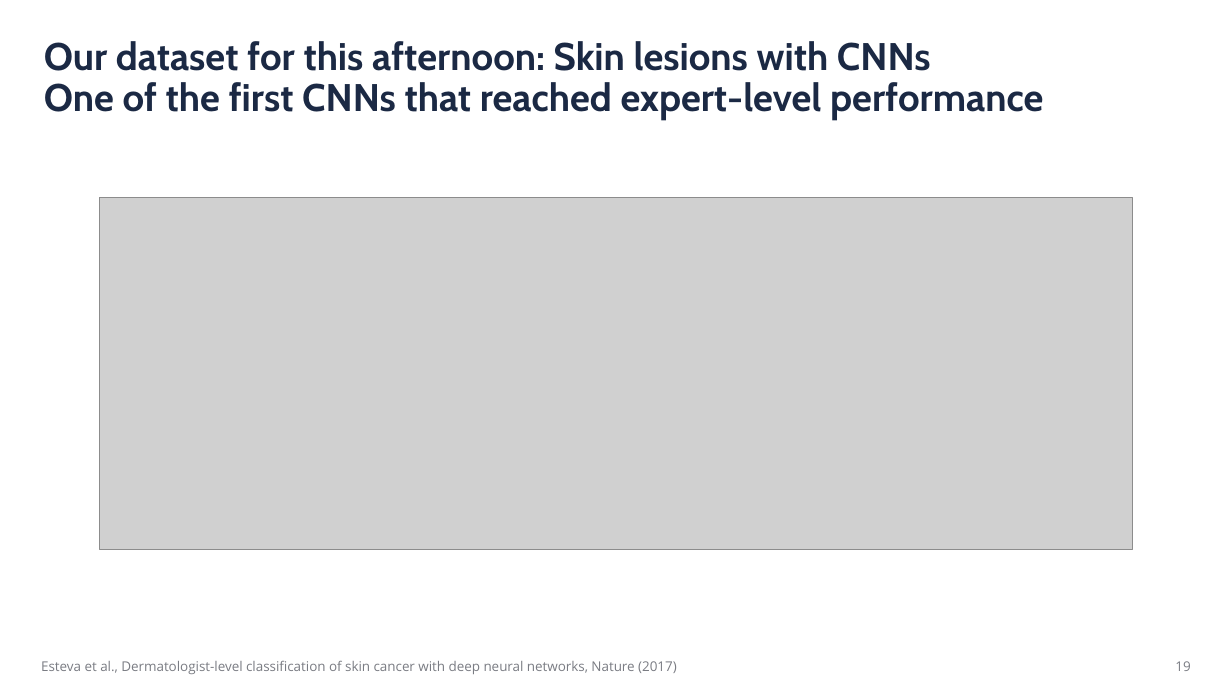
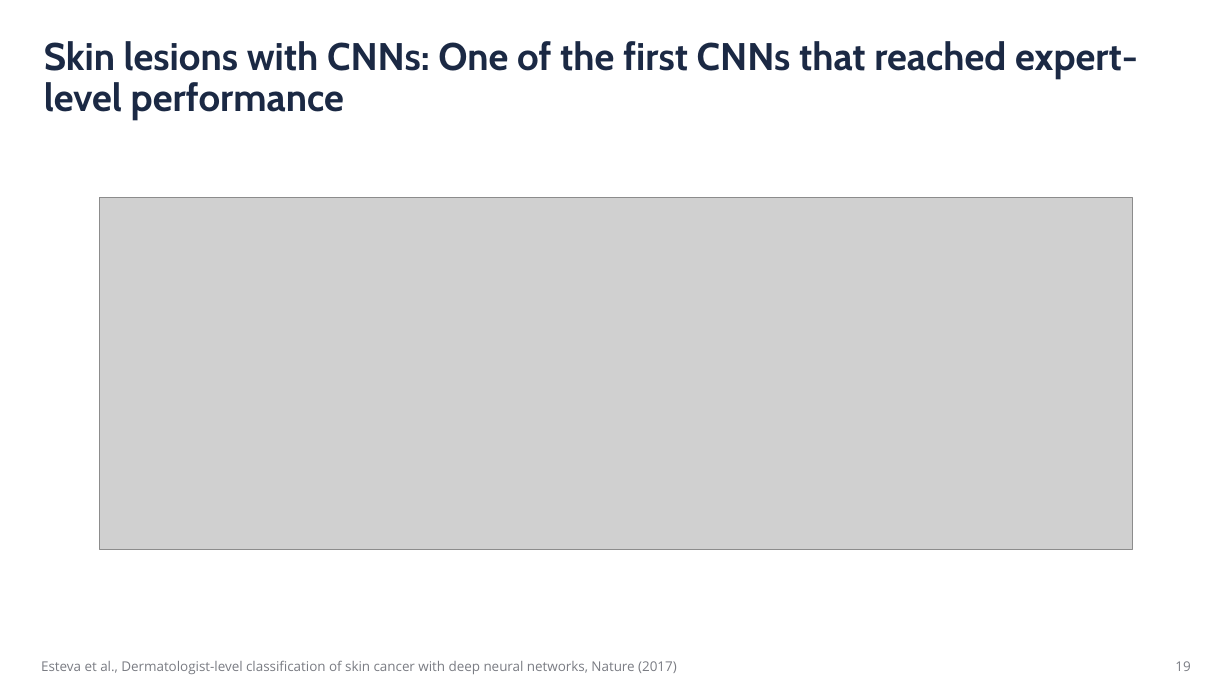
Before and after one commit to CompOmics/ML_AI_Analytical_Chemistry_Course, a slide deck: slide 19 of 01_Foundations/slides/1_5_convolutional-neural-networks-new.pptx. Drawn at 1232x693 pixels with LibreOffice and Linux fonts; fonts in the diff are those of the drawing; grey boxes stand for pictures. Boxes give left, top, right and bottom in pixels: in the first picture for what was removed or moved away, otherwise in the second. Text is boxed around its words. In the diff, an @@ line names an element or a change of style, - is before the commit and + after.

```diff
--- a/01_Foundations/slides/1_5_convolutional-neural-networks-new.pptx
+++ b/01_Foundations/slides/1_5_convolutional-neural-networks-new.pptx
@@ title at [44,41,1138,121]: text changed @@
-Our dataset for this afternoon: Skin lesions with CNNs
-One of the first CNNs that reached expert-level performance
+Skin lesions with CNNs: One of the first CNNs that reached expert-level performance
```
Also in this commit, not shown: 2 other slides changed, 5 other files.
